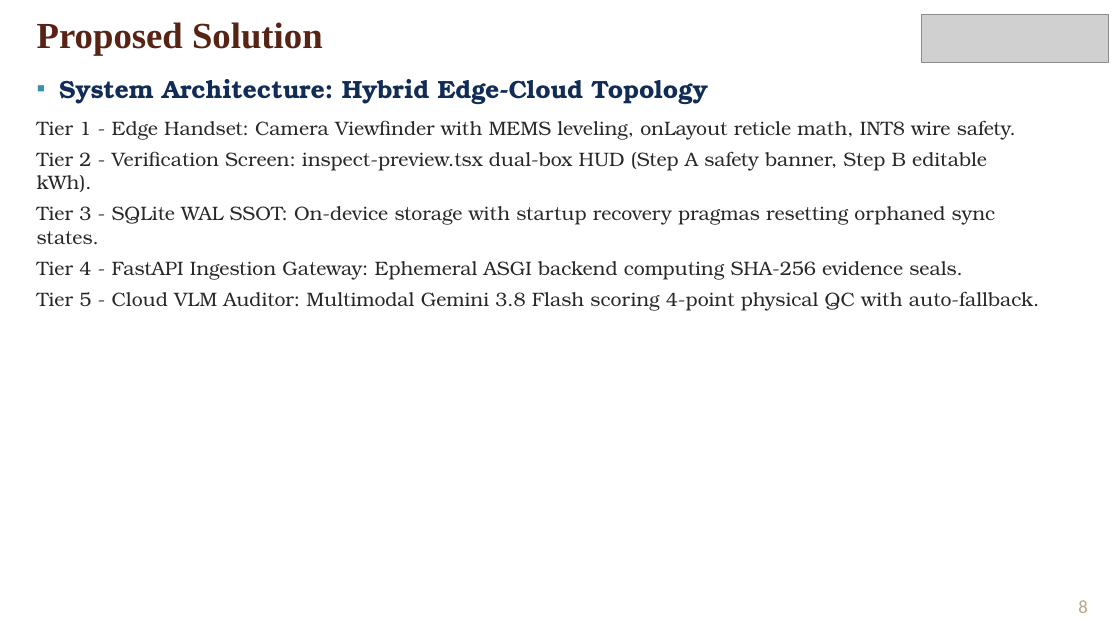
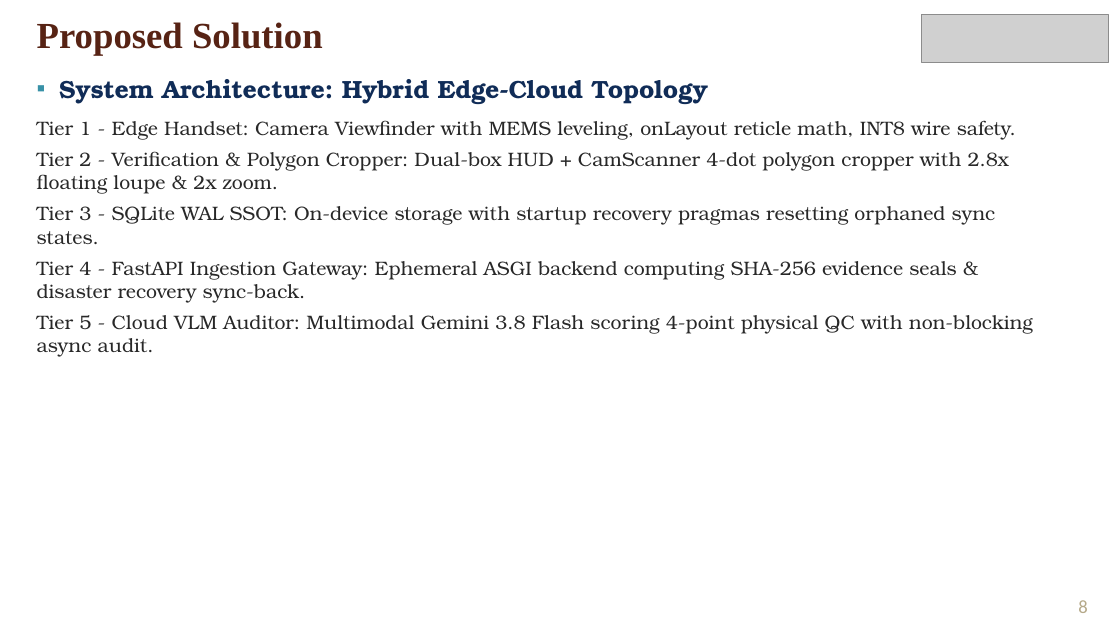
Before and after one commit to frankmathewsajan/psychic-spark, a slide deck: slide 8 of docs/presentation/Capstone_Final_Review_Presentation.pptx. Drawn at 1120x630 pixels with LibreOffice and Linux fonts; fonts in the diff are those of the drawing; grey boxes stand for pictures; background and template pictures are left out. Boxes give left, top, right and bottom in pixels: in the first picture for what was removed or moved away, otherwise in the second. Text is boxed around its words. In the diff, an @@ line names an element or a change of style, - is before the commit and + after.

Commit message:
docs: finalize project report, 16-slide presentation, and weekly diary with precision polygon cropper, async sync, and disaster recovery

```diff
--- a/docs/presentation/Capstone_Final_Review_Presentation.pptx
+++ b/docs/presentation/Capstone_Final_Review_Presentation.pptx
@@ text at box(37, 151, 1009, 194): text changed @@
-Tier 2 - Verification Screen: inspect-preview.tsx dual-box HUD (Step A safety banner, Step B editable kWh).
+Tier 2 - Verification & Polygon Cropper: Dual-box HUD + CamScanner 4-dot polygon cropper with 2.8x floating loupe & 2x zoom.
@@ text at box(37, 261, 1033, 357): text changed @@
-Tier 4 - FastAPI Ingestion Gateway: Ephemeral ASGI backend computing SHA-256 evidence seals.
-Tier 5 - Cloud VLM Auditor: Multimodal Gemini 3.8 Flash scoring 4-point physical QC with auto-fallback.
+Tier 4 - FastAPI Ingestion Gateway: Ephemeral ASGI backend computing SHA-256 evidence seals & disaster recovery sync-back.
+Tier 5 - Cloud VLM Auditor: Multimodal Gemini 3.8 Flash scoring 4-point physical QC with non-blocking async audit.
```
Also in this commit, not shown: 2 other slides changed, 3 other files.
